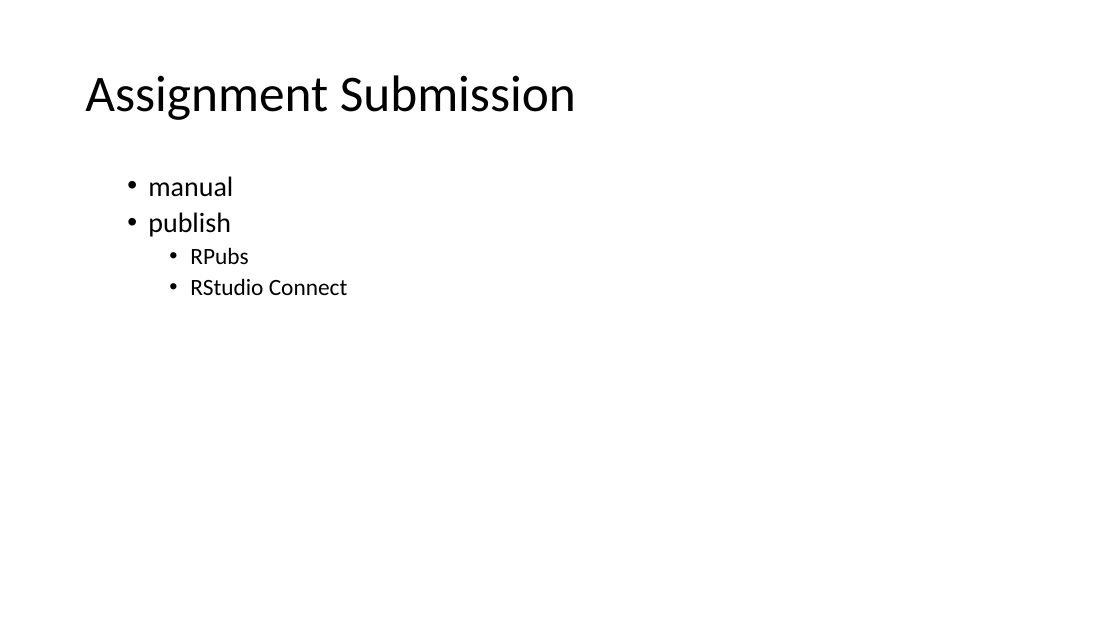
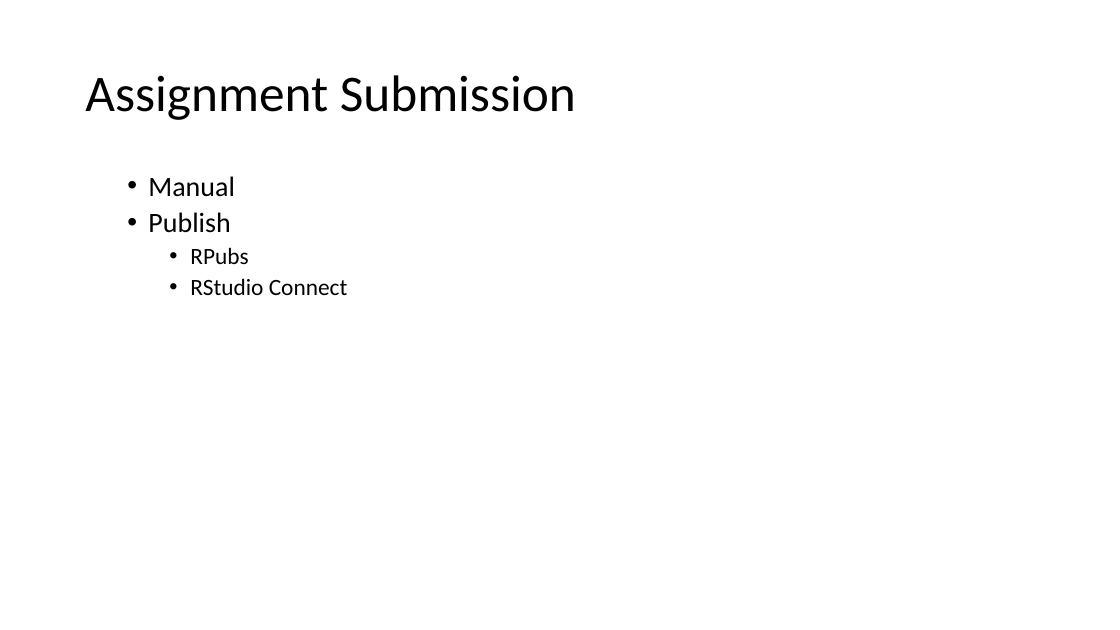
Before and after one commit to MohdAzmiSuliman/PHClassWRMD, a slide deck: slide 23 of PHClassWRMd.pptx (slide 22 before the commit). Drawn at 1120x630 pixels with LibreOffice and Linux fonts; fonts in the diff are those of the drawing; background and template pictures are left out. Boxes give left, top, right and bottom in pixels: in the first picture for what was removed or moved away, otherwise in the second. Text is boxed around its words. In the diff, an @@ line names an element or a change of style, - is before the commit and + after.

```diff
--- a/PHClassWRMd.pptx
+++ b/PHClassWRMd.pptx
@@ text at (x1=148, y1=176, x2=235, y2=233): text changed @@
-  • manual
-  • publish
+  • Manual
+  • Publish
```
Also in this commit, not shown: 5 other slides changed, 3 slides added, 2 slides removed, 9 other files.
